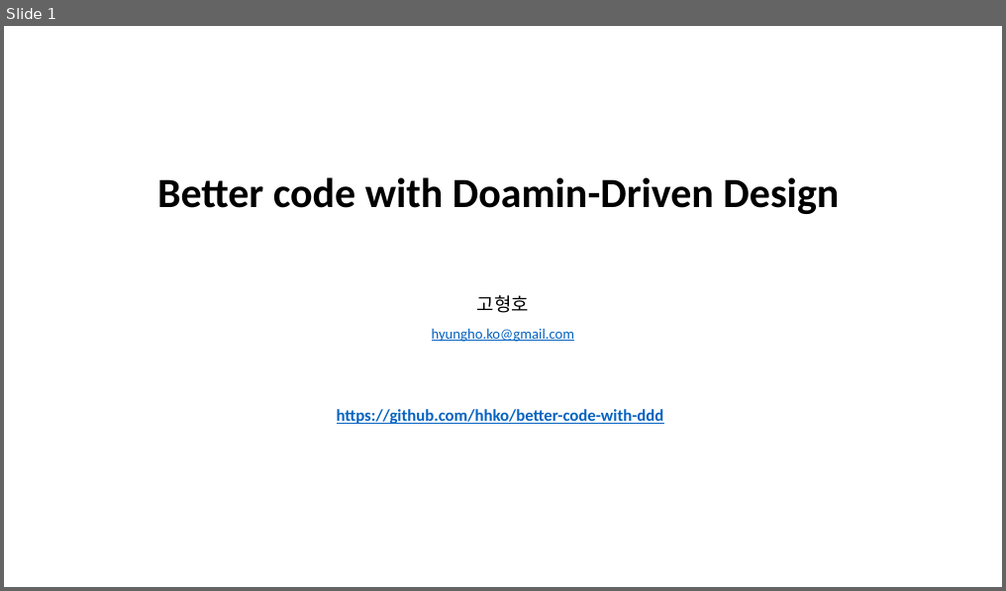
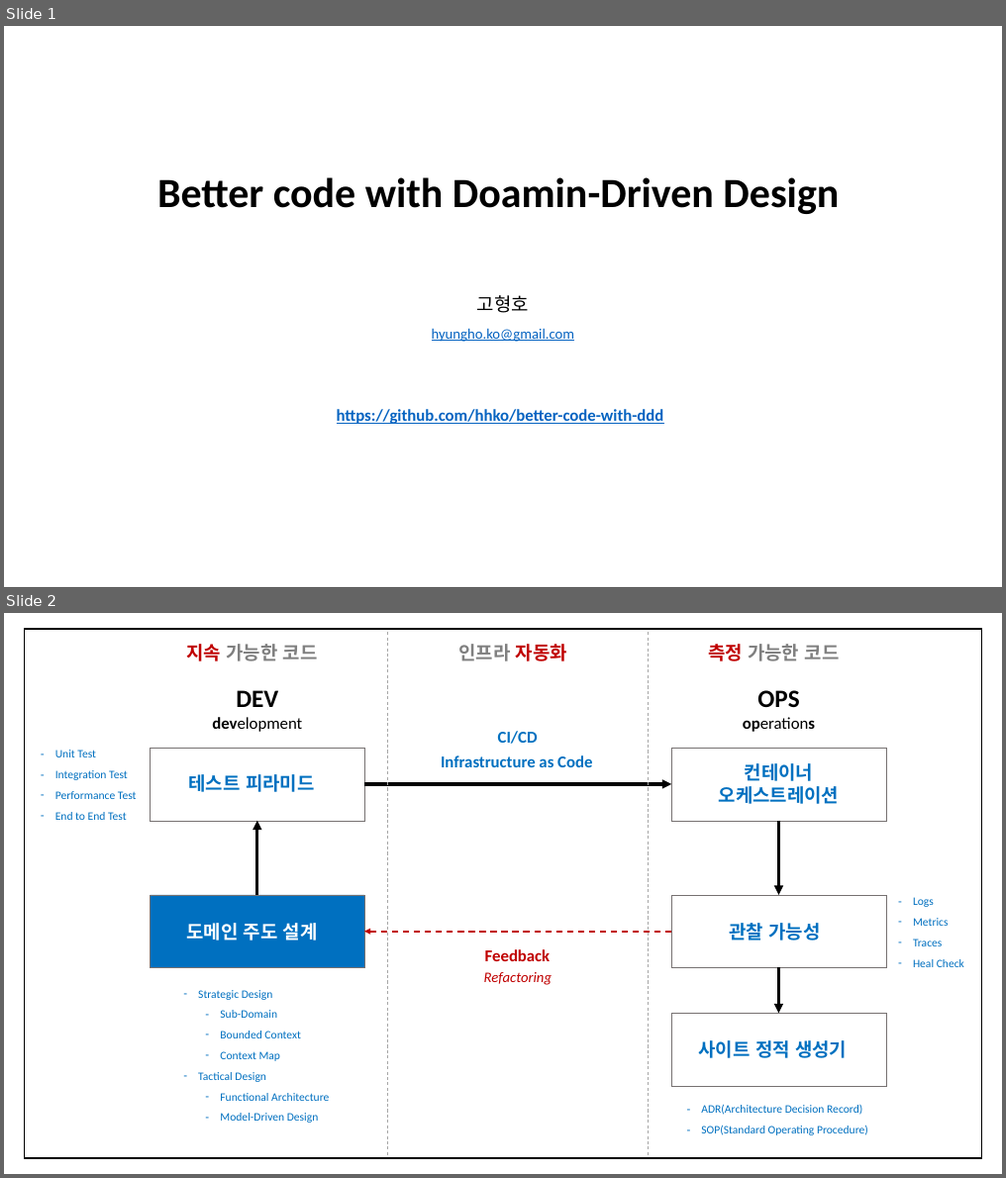
Before and after one commit to hhko/beyondcode, a slide deck: README.pptx. Shown one above the other, each under a label of ours: slide 1 before the commit, slides 1 and 2 after it. The pictures are 1006x591 and 1006x1178 pixels, drawn with LibreOffice and Linux fonts; fonts in the diff are those of the drawing. Boxes give left, top, right and bottom in pixels: in the first picture for what was removed or moved away, otherwise in the second. Text is boxed around its words. In the diff, an @@ line names an element or a change of style, - is before the commit and + after.

Commit message:
docs: 문서 업데이트

```diff
--- a/README.pptx
+++ b/README.pptx
@@ slide 2 added at bbox=[4, 613, 1002, 1174], background #FFFFFF @@
@@ rectangle added at bbox=[24, 629, 982, 1158], outline #000000 1.5 pt @@
@@ line added from (388, 633) to (388, 1155), #A6A6A6 0.75 pt dashed @@
@@ line added from (648, 633) to (648, 1155), #A6A6A6 0.75 pt dashed @@
@@ text added at bbox=[186, 644, 318, 662], 18 pt, text #808080, bold @@
+지속 가능한 코드
@@ text added at bbox=[459, 644, 567, 662], 18 pt, text #808080, bold @@
+인프라 자동화
@@ text added at bbox=[708, 644, 840, 662], 18 pt, text #808080, bold @@
+측정 가능한 코드
@@ text added at bbox=[212, 690, 302, 732], 16 pt, text #000000 @@
+DEV
+development
@@ text added at bbox=[743, 690, 815, 732], 16 pt, text #000000 @@
+OPS
+operations
@@ text added at bbox=[498, 731, 538, 744], 16 pt, text #0070C0, bold @@
+CI/CD
@@ text added at bbox=[55, 750, 137, 820], 11 pt, text #0070C0 @@
+– Unit Test
+– Integration Test
+– Performance Test
+– End to End Test
@@ rectangle added at bbox=[150, 748, 364, 820], fill #FFFFFF, outline #767171 0.25 pt @@
@@ text added at bbox=[441, 756, 592, 767], 16 pt, text #0070C0, bold @@
+Infrastructure as Code
@@ rectangle added at bbox=[672, 748, 886, 820], fill #FFFFFF, outline #767171 0.25 pt @@
@@ text added at bbox=[189, 774, 315, 792], 18 pt, text #0070C0, bold @@
+테스트 피라미드
@@ arrow added from (364, 784) to (672, 784), #000000 3 pt @@
@@ text added at bbox=[719, 763, 840, 804], 18 pt, text #0070C0, bold @@
+컨테이너
+오케스트레이션
@@ arrow added from (257, 895) to (257, 820), #000000 3 pt @@
@@ arrow added from (779, 820) to (779, 895), #000000 3 pt @@
@@ rectangle added at bbox=[150, 895, 364, 967], fill #0070C0, outline #767171 0.25 pt @@
@@ rectangle added at bbox=[672, 895, 886, 967], fill #FFFFFF, outline #767171 0.25 pt @@
@@ text added at bbox=[913, 897, 964, 967], 11 pt, text #0070C0 @@
+– Logs
+– Metrics
+– Traces
+– Heal Check
@@ text added at bbox=[186, 923, 318, 941], 18 pt, text #FFFFFF, bold @@
+도메인 주도 설계
@@ arrow added from (672, 932) to (364, 932), #C00000 1.5 pt dashed @@
@@ text added at bbox=[729, 923, 820, 941], 18 pt, text #0070C0, bold @@
+관찰 가능성
@@ text added at bbox=[485, 950, 550, 961], 16 pt, text #C00000, bold @@
+Feedback
@@ arrow added from (779, 967) to (779, 1014), #000000 3 pt @@
@@ text added at bbox=[198, 990, 329, 1123], 11 pt, text #0070C0 @@
+– Strategic Design
+  – Sub-Domain
+  – Bounded Context
+  – Context Map
+– Tactical Design
+  – Functional Architecture
+  – Model-Driven Design
@@ text added at bbox=[484, 972, 552, 985], 14 pt, text #C00000, italic @@
+Refactoring
@@ rectangle added at bbox=[672, 1014, 886, 1086], fill #FFFFFF, outline #767171 0.25 pt @@
@@ text added at bbox=[699, 1041, 846, 1059], 18 pt, text #0070C0, bold @@
+사이트 정적 생성기
@@ text added at bbox=[701, 1104, 868, 1136], 11 pt, text #0070C0 @@
+– ADR(Architecture Decision Record)
+– SOP(Standard Operating Procedure)
```
Also in this commit, not shown: 1 slide changed.
